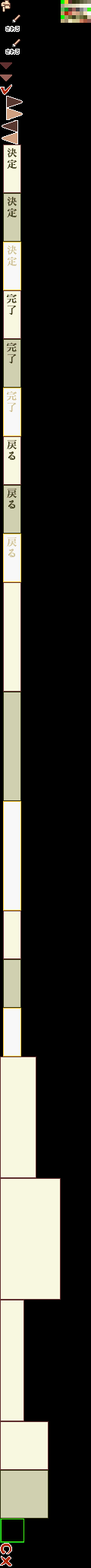
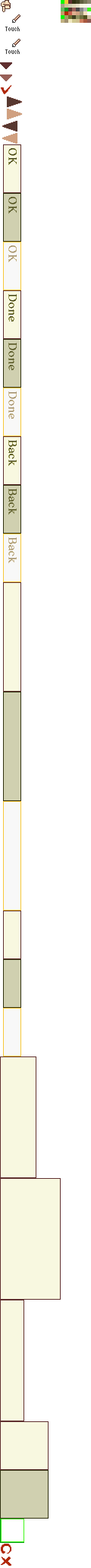
Layer changes from the first 91×1568 image to the second:
painted on "CMD_00_00_1_0" over [4, 25, 21, 32]
painted on "CMD_00_00_2_1" over [4, 48, 21, 55]
painted on "CMD_00_00_11_0" over [6, 148, 17, 169]
painted on "CMD_00_00_12_0" over [6, 196, 17, 218]
painted on "CMD_00_00_13_0" over [6, 244, 18, 267]
painted on "CMD_00_00_14_0" over [6, 294, 17, 322]
painted on "CMD_00_00_15_0" over [6, 342, 17, 371]
painted on "CMD_00_00_16_0" over [6, 391, 17, 419]
painted on "CMD_00_00_17_0" over [6, 440, 17, 466]
painted on "CMD_00_00_18_0" over [6, 488, 17, 515]
painted on "CMD_00_00_19_0" over [6, 537, 17, 564]
